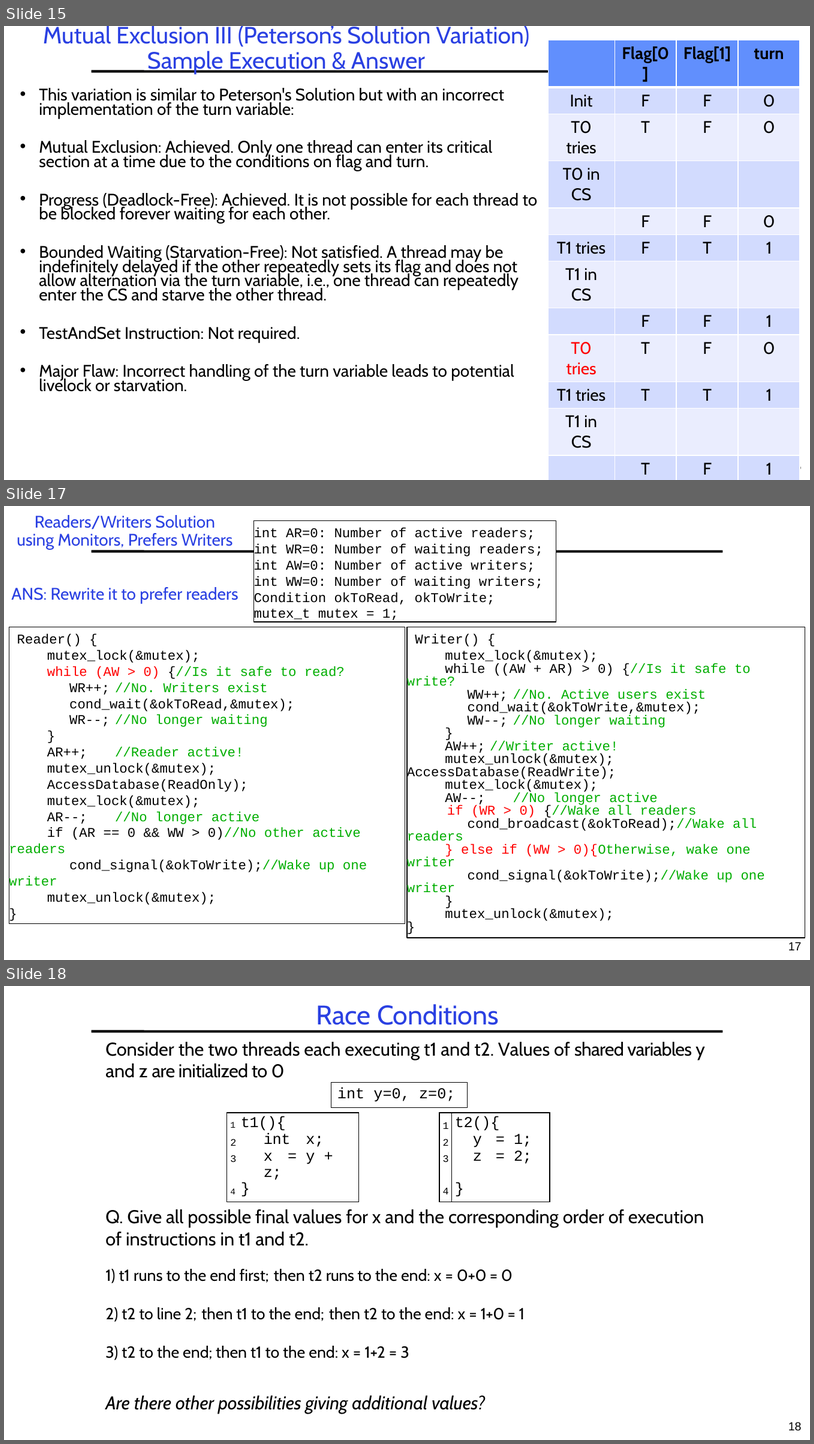
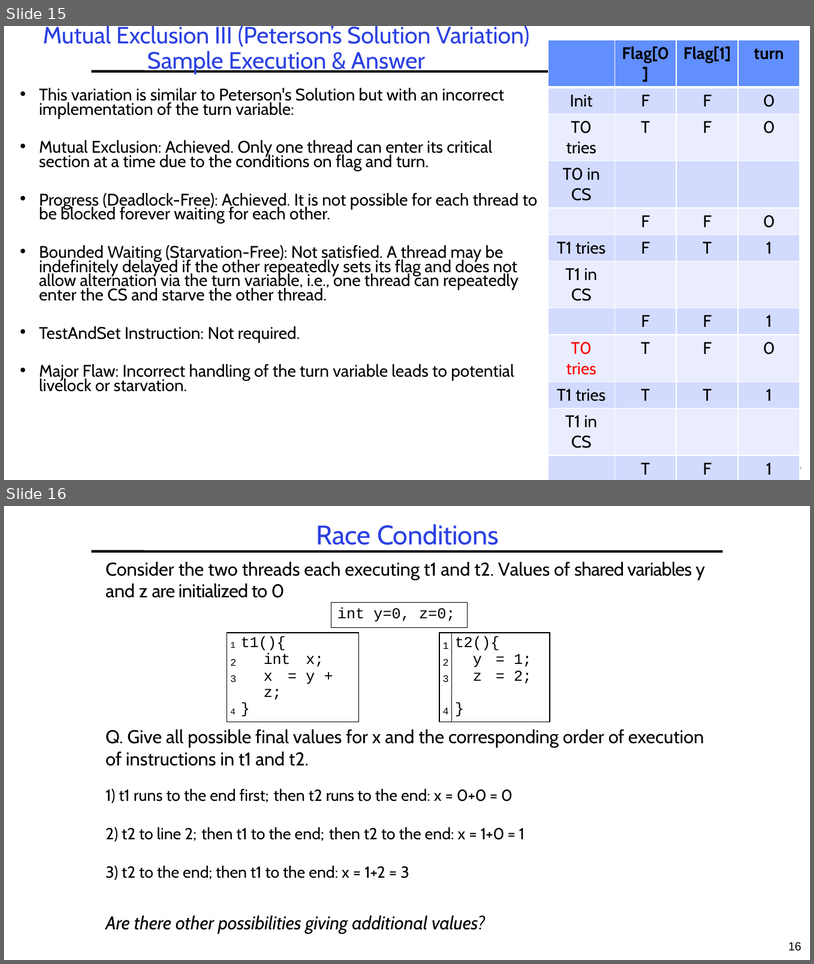
Before and after one commit to guhofstra/CSC256Fa25, a slide deck: PPTs/L3-Exercises ANS.pptx. Shown one above the other, each under a label of ours: slides 15, 17 and 18 before the commit, slides 15 and 16 after it; the slides between them are not shown. The pictures are 814x1444 and 814x964 pixels, drawn with LibreOffice and Linux fonts; fonts in the diff are those of the drawing. Boxes give left, top, right and bottom in pixels: in the first picture for what was removed or moved away, otherwise in the second. Text is boxed around its words. In the diff, an @@ line names an element or a change of style, - is before the commit and + after.

```diff
--- a/PPTs/L3-Exercises ANS.pptx
+++ b/PPTs/L3-Exercises ANS.pptx
@@ slide 17 removed at (4, 506, 810, 960), background #FFFFFF; not listed: 1 template element that a slide beside it also shows @@
@@ title removed at (17, 515, 233, 549) @@
-Readers/Writers Solution
-using Monitors, Prefers Writers
@@ rectangle removed at (254, 520, 557, 622) @@
-int AR=0: Number of active readers;
-int WR=0: Number of waiting readers;
-int AW=0: Number of active writers;
-int WW=0: Number of waiting writers;
-Condition okToRead, okToWrite;
-mutex_t mutex = 1;
@@ text removed at (11, 587, 239, 603) @@
-ANS: Rewrite it to prefer readers
@@ rectangle removed at (9, 627, 405, 924) @@
-Reader() {
-mutex_lock(&mutex);
-while (AW > 0) {//Is it safe to read?
-WR++; //No. Writers exist
-cond_wait(&okToRead,&mutex);
-WR--; //No longer waiting
-}
-AR++; //Reader active!
-mutex_unlock(&mutex);
-AccessDatabase(ReadOnly);
-mutex_lock(&mutex);
-AR--; //No longer active
-if (AR == 0 && WW > 0)//No other active readers
-cond_signal(&okToWrite);//Wake up one writer
-mutex_unlock(&mutex);
-}
@@ rectangle removed at (408, 627, 806, 937) @@
-Writer() {
-mutex_lock(&mutex);
-while ((AW + AR) > 0) {//Is it safe to write?
-WW++; //No. Active users exist
-cond_wait(&okToWrite,&mutex);
-WW--; //No longer waiting
-}
-AW++; //Writer active!
-mutex_unlock(&mutex); AccessDatabase(ReadWrite);
-mutex_lock(&mutex);
-AW--; //No longer active
-if (WR > 0) {//Wake all readers
-cond_broadcast(&okToRead);//Wake all readers
-} else if (WW > 0){Otherwise, wake one writer
-cond_signal(&okToWrite);//Wake up one writer
-}
-mutex_unlock(&mutex);
-}
@@ page number removed at (789, 942, 802, 950) @@
-17
@@ what was slide 18 is now slide 16 @@
@@ page number at (789, 942, 802, 951): text changed @@
-18
+16
```
Also in this commit, not shown: 1 other slide removed, 6 other files.
